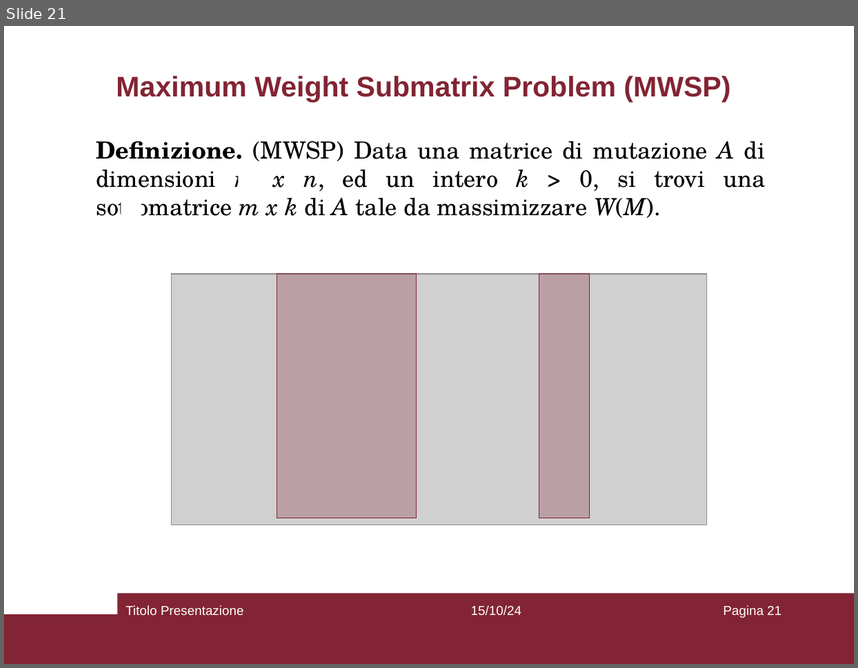
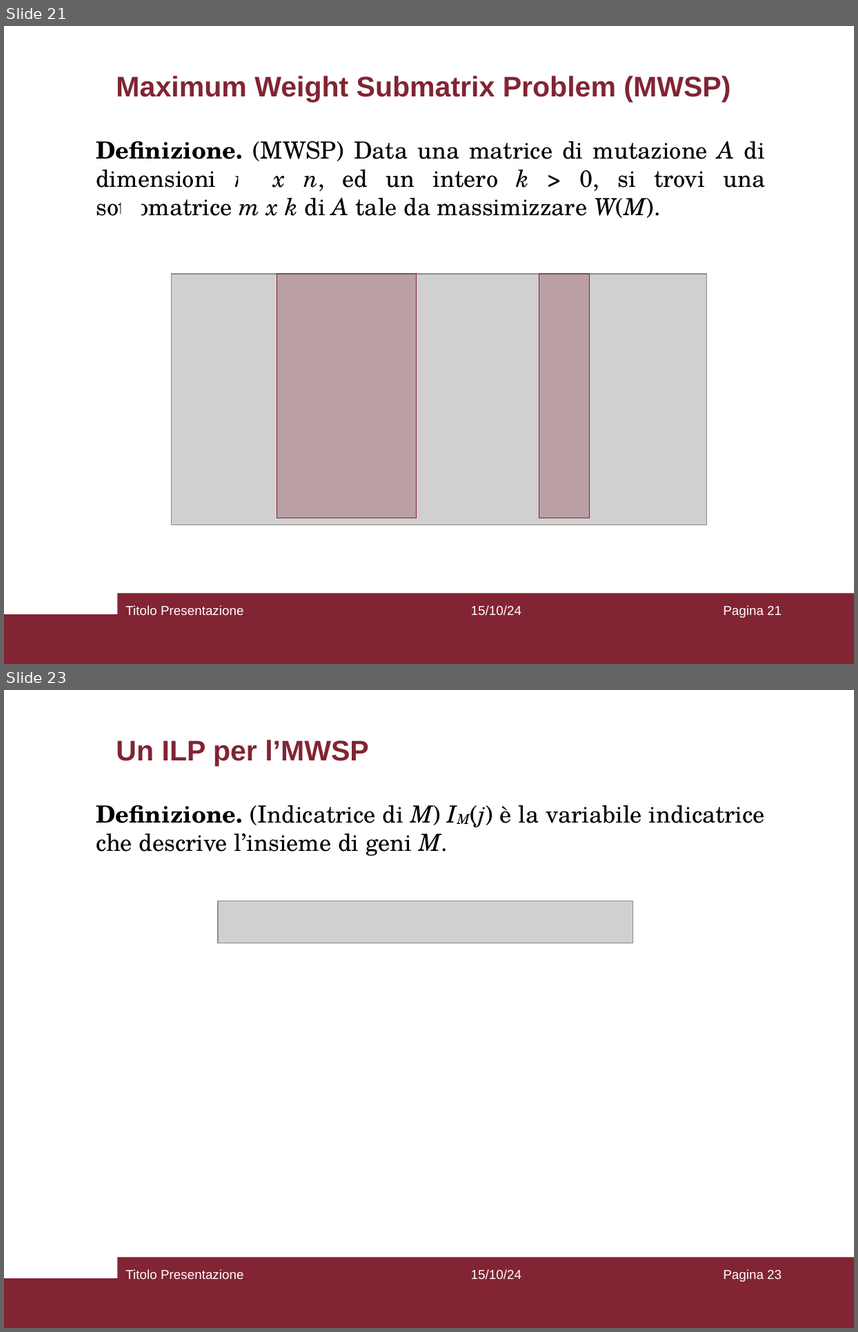
Before and after one commit to aflaag/bsc-thesis, a slide deck: presentation/slides.odp. Shown one above the other, each under a label of ours: slide 21 before the commit, slides 21 and 23 after it; the slides between them are not shown. The pictures are 858x668 and 858x1332 pixels, drawn with LibreOffice and Linux fonts; fonts in the diff are those of the drawing; grey boxes stand for pictures; background and template pictures are left out. Boxes give left, top, right and bottom in pixels: in the first picture for what was removed or moved away, otherwise in the second. Text is boxed around its words. In the diff, an @@ line names an element or a change of style, - is before the commit and + after.

```diff
--- a/presentation/slides.odp
+++ b/presentation/slides.odp
@@ slide 23 added at [4,690,854,1328], background #FFFFFF; not listed: 2 template elements that a slide beside it also shows @@
@@ title added at [116,740,368,766], 24 pt, text #822433, bold @@
+Un ILP per l’MWSP
@@ text added at [96,805,765,856], 20 pt, text #000000 @@
+Definizione. (Indicatrice di M) IM(j) è la variabile indicatrice che descrive l’insieme di geni M.
@@ picture added at [218,901,633,943] @@
@@ rectangle added at [121,955,142,984], fill #FFFFFF @@
@@ text added at [125,1269,243,1279], 11 pt, text #FFFFFF @@
+Titolo Presentazione
@@ text added at [471,1269,522,1279], 11 pt, text #FFFFFF @@
+15/10/24
@@ page number added at [723,1269,782,1281], 11 pt, text #FFFFFF @@
+Pagina 23
```
Also in this commit, not shown: 7 other slides added, 13 other files.
